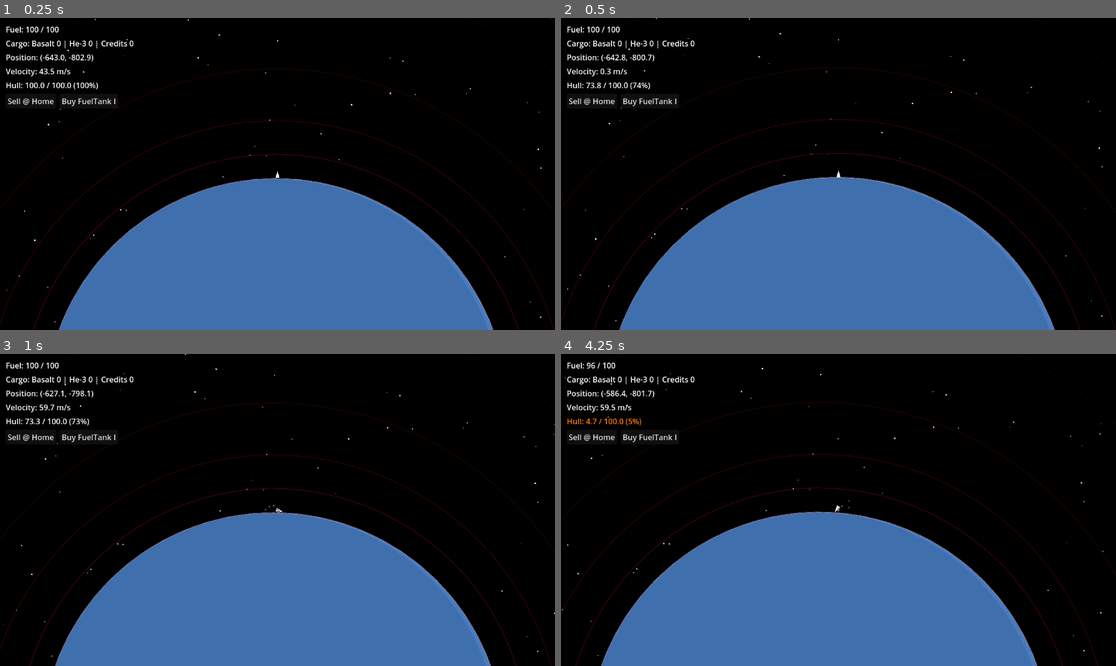
Above: before the commit, frames 1-4 (two rows, left to right).
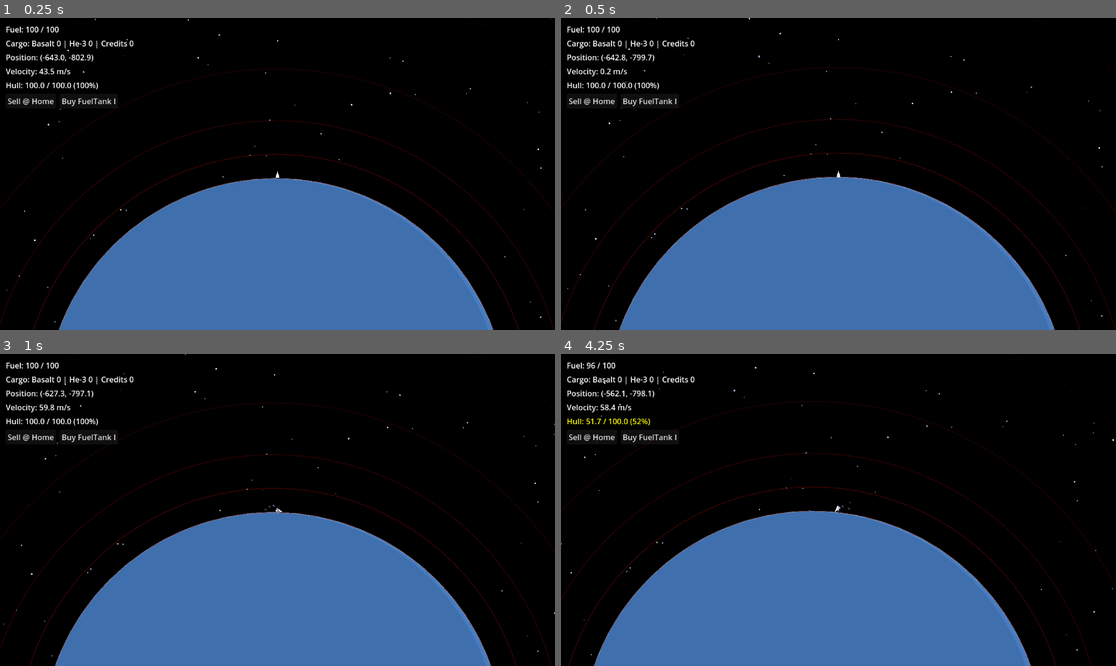
Above: after the commit, the same moments.

Repository: orrybaram/retrograde
Game: Godot game, scene res://scenes/Main.tscn
Same seed, same stepped clock (60 frames per second), same inputs: the game is played once before the commit and once after it.
Inputs:
- Up to frame 1 (0.25 s): no input
- Up to frame 2 (0.5 s): no input
- Up to frame 3 (1 s): hold Right (turn_right) from 0.53 s (still down); hold Space (boost) from 0.53 s (still down)
- Up to frame 4 (4.25 s): release Right (turn_right) at 1.28 s; release Space (boost) at 1.28 s; hold Down (reverse_thrust) 1.28-2.03 s; tap Space (boost) at 1.35, 2.85 s; hold Right (turn_right) 2.03-2.78 s; hold Space (boost) 2.03-2.78 s; hold Down (reverse_thrust) 2.78-3.53 s; hold Left (turn_left) from 3.53 s (still down); hold Space (boost) from 3.53 s (still down)

Frame 1 is identical in both runs. In frame 2, 0.6% of the frame differs, in the area x 0-100%, y 0-100%; in frame 3, 0.7%; in frame 4, 3.5%, in the area x 0-100%, y 4-100%.

Commit message:
fix: fixed collisions

Diff:
--- a/Entities/Ship/Ship.gd
+++ b/Entities/Ship/Ship.gd
@@ -8,7 +8,7 @@
 @export var boost_fuel_multiplier: float = 3.0  # Multiplier for boost fuel consumption
 
 @export var max_hull: float = 100.0
-@export var crash_damage_multiplier: float = 0.1  # Damage per unit of collision velocity
+@export var crash_damage_multiplier: float = 0.5  # Damage per unit of collision velocity
 
 var want_turn_left := false
 var want_turn_right := false
@@ -86,14 +86,12 @@
 				if not (collider is RigidBody2D):
 					continue
 
-				# Impulse applied at this contact in this step
-				var impulse: Vector2 = state.get_contact_impulse(i)
-				var impact_strength := impulse.length()
-
-				# Tune this to whatever feels right
-				var damage_threshold := 50.0
-				if impact_strength > damage_threshold:
-					var damage := (impact_strength - damage_threshold) * crash_damage_multiplier
+				var ship_speed = state.get_contact_local_velocity_at_position(i).length();
+
+				var diff: float = ship_speed;
+				var damage_threshold := 80
+				if diff > damage_threshold:
+					var damage := (diff - damage_threshold) * crash_damage_multiplier
 					take_damage(damage)
 					last_damage_time = current_time
 					break
--- a/Entities/Ship/Ship.tscn
+++ b/Entities/Ship/Ship.tscn
@@ -53,8 +53,9 @@
 color_ramp = SubResource("GradientTexture1D_3")
 
 [node name="Ship" type="RigidBody2D"]
-mass = 10.0
+mass = 50000.0
 gravity_scale = 0.0
+center_of_mass_mode = 1
 script = ExtResource("1")
 
 [node name="Camera2D" type="Camera2D" parent="."]
@@ -63,7 +64,9 @@
 rotation_smoothing_enabled = true
 
 [node name="CollisionPolygon2D" type="CollisionPolygon2D" parent="."]
-polygon = PackedVector2Array(15, 0, -10, -7, -10, 7)
+position = Vector2(-4.700287, 1.2495689e-06)
+scale = Vector2(1.4453125, 0.98214287)
+polygon = PackedVector2Array(12.981818, 0, -3.0181808, -7, -3.0181808, -5.861183, -3.0181808, 7)
 
 [node name="Polygon2D" type="Polygon2D" parent="."]
 scale = Vector2(1.0416666, 1)
--- a/project.godot
+++ b/project.godot
@@ -56,14 +56,27 @@
 }, Object(InputEventKey,"resource_local_to_scene":false,"resource_name":"","device":0,"window_id":0,"alt_pressed":false …(186 unchanged characters)…
 ]
 }
+scan={
+"deadzone": 0.5,
+"events": [{
+"keycode": 69,
+"physical": true,
+"type": "key"
+}, Object(InputEventKey,"resource_local_to_scene":false,"resource_name":"","device":0,"window_id":0,"alt_pressed":false,"shift_pressed":false,"ctrl_pressed":false,"meta_pressed":false,"pressed":false,"keycode":0,"physical_keycode":32,"key_label":0,"unicode":0,"location":0,"echo":false,"script":null)
+]
+}
 reverse_thrust={
 "deadzone": 0.2,
 "events": [Object(InputEventKey,"resource_local_to_scene":false,"resource_name":"","device":0,"window_id":0,"alt_presse …(194 unchanged characters)…
 ]
 }
 boost={
-"deadzone": 0.2,
-"events": [Object(InputEventKey,"resource_local_to_scene":false,"resource_name":"","device":-1,"window_id":0,"alt_pressed":false,"shift_pressed":false,"ctrl_pressed":false,"meta_pressed":false,"pressed":false,"keycode":0,"physical_keycode":32,"key_label":0,"unicode":32,"location":0,"echo":false,"script":null)
+"deadzone": 0.5,
+"events": [{
+"keycode": 4194325,
+"physical": true,
+"type": "key"
+}, Object(InputEventKey,"resource_local_to_scene":false,"resource_name":"","device":-1,"window_id":0,"alt_pressed":false,"shift_pressed":false,"ctrl_pressed":false,"meta_pressed":false,"pressed":false,"keycode":0,"physical_keycode":32,"key_label":0,"unicode":32,"location":0,"echo":false,"script":null)
 ]
 }
 
--- a/scenes/Main.tscn
+++ b/scenes/Main.tscn
@@ -39,6 +39,7 @@
 radius = 800.0
 color = Color(0.2795402, 0.48597795, 0.7557118, 1)
 enable_orbiting = false
+show_orbit_path = false
 
 [node name="Moon" parent="Earth" instance=ExtResource("6")]
 position = Vector2(4856, -3840)
